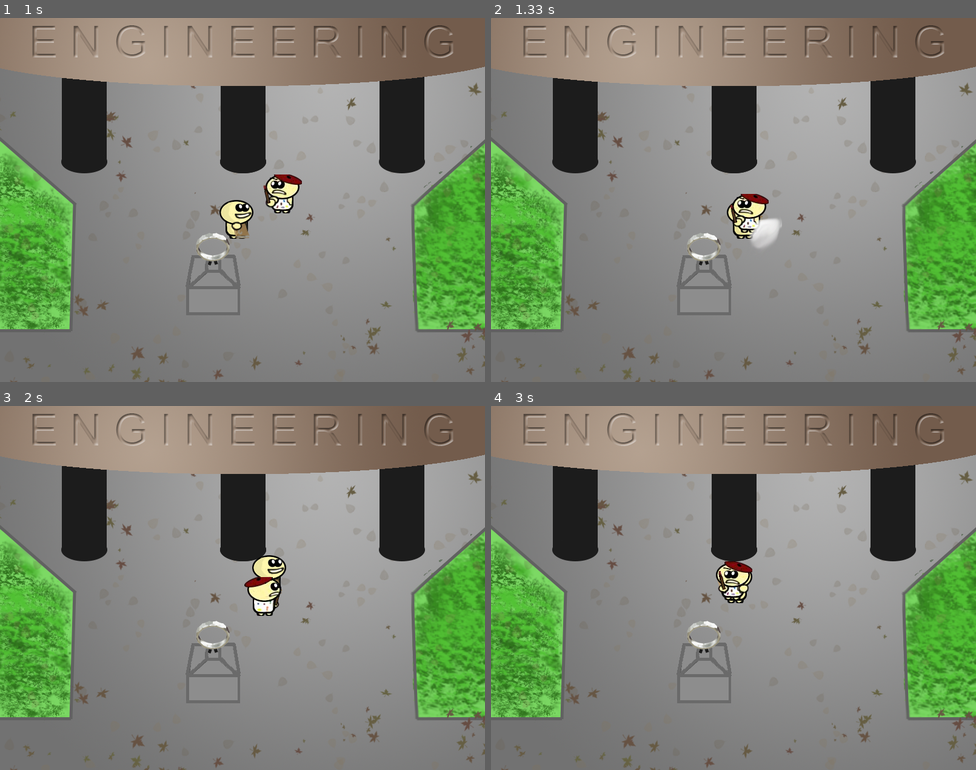
Above: before the commit, frames 1-4 (two rows, left to right).
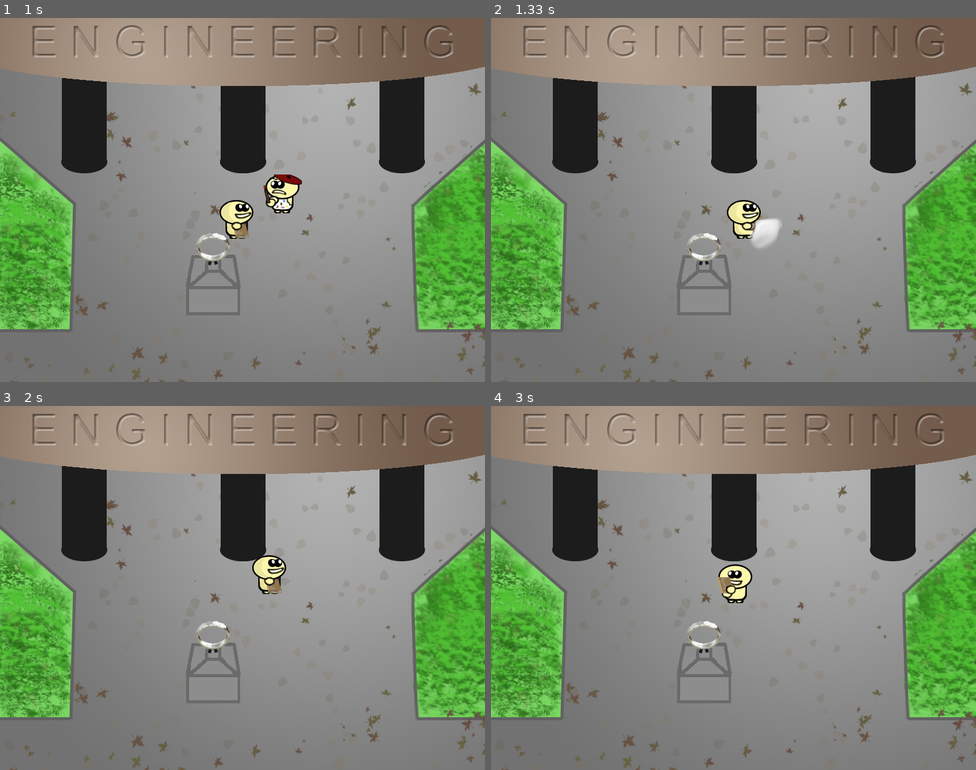
Above: after the commit, the same moments.

Repository: taurheim/Eng-Life
Game: pygame game, started from joe-niko-2013/main.py
Same seed, same stepped clock (60 frames per second), same inputs: the game is played once before the commit and once after it. The source is Python 2; it was converted automatically to run under Python 3.
Inputs (mouse positions are in pixels of both pictures, inside the frame that each line leads up to):
- Up to frame 1 (1 s): click (242, 200) at 0.38 s; hold Right from 0.67 s (still down)
- Up to frame 2 (1.33 s): release Right at 1.13 s; click (888, 189) at 1.22 s
- Up to frame 3 (2 s): hold Up 1.5-1.8 s; hold Right from 1.83 s (still down)
- Up to frame 4 (3 s): release Right at 2.3 s; hold Left 2.33-2.87 s; hold Down from 2.9 s (still down)

Frame 1 is identical in both runs. In frame 2, 0.5% of the frame differs, in the area x 49-58%, y 48-59%; in frame 3, 0.6%, in the area x 50-58%, y 47-58%; in frame 4, 0.5%.

Commit message:
Swish collision

Diff:
--- a/joe-niko-2013/ai.py
+++ b/joe-niko-2013/ai.py
@@ -167,3 +167,8 @@
             self.currentAnimationFrame=0
             self.framecounter = 0
         self.setDir()
+    def die(self):
+        self.kill()
+
+    def takedamage(self):
+        self.die()
--- a/joe-niko-2013/level.py
+++ b/joe-niko-2013/level.py
@@ -24,7 +24,7 @@
             self.bg,null = gfx.load_image("level-1-bg.png",-1)
             self.fg,null = gfx.load_image("level-1-fg.png",-1)
 
-            self.obstacles.append(pygame.Rect(306,440,90,50))
+            self.obstacles.append(pygame.Rect(312,440,80,55))
             self.obstacles.append(pygame.Rect(106,197,65,62))
             self.obstacles.append(pygame.Rect(372,197,65,62))
             self.obstacles.append(pygame.Rect(634,197,65,62))
--- a/joe-niko-2013/main.py
+++ b/joe-niko-2013/main.py
@@ -66,13 +66,14 @@
 
     # Main loop:
     def game_loop(self):
+
         self.running = True #If running is true, the game will play
         self.framecount = 0 #how many frames have elapsed (resets every second)
         self.total_frames = 0 #Total frames since start
 
         while self.running:
 
-            tick_timer.tick(60) #tick
+            tick_timer.tick(GAME_SETTINGS.GAME_SPEED) #tick
             self.framecount+=1 #Count frames
 
             ### DRAW ORDER ###
@@ -147,18 +148,23 @@
                 self.guy.moving = False #Guy is not moving
 
 
-            #Make player attack(), make a swish animation
+            #Make player attack(), make a swish animation, make a swish collision box
             if self.pressed_leftmouse and not self.guy.attacking:
                 self.guy.attack()
                 self.swish = player.Swish(self.guy.rect.topleft[0]-32,self.guy.rect.topleft[1]-32)
                 self.all_sprites.add(pygame.sprite.RenderPlain(self.swish))
-
             #If a swish exists, make sure it's direction matches the players direction
-            try:
+
+            if self.guy.attacking:
                 self.swish.dir = self.guy.dir
                 self.swish.rect.topleft = (self.guy.rect.topleft[0] -32,self.guy.rect.topleft[1] -32)
-            except AttributeError as e:
-                pass
+
+                ### SWISH HITBOX ###
+##              sbb = self.swish.createSwishBox()
+##              self.obstacle = pygame.Surface((sbb.height,sbb.width))
+##              self.obstacle = self.obstacle.convert()
+##              self.obstacle.fill((0, 255, 0))
+##              self.background.blit(self.obstacle, (sbb.x,sbb.y))
 
             #Update movement of all sprites in the game
             self.all_sprites.update()
@@ -177,6 +183,11 @@
 
             #AI movement
             for enemy in self.mobs:
+
+                #If the player's attack hits the enemy
+                if(self.guy.attacking and enemy.rect.colliderect(self.swish.createSwishBox())):
+                    enemy.takedamage()
+
                 enemy.move(self.guy)
                 if enemy.moving and self.Physics.bodyCanMoveToLocation(enemy, enemy.dx, enemy.dy):
                     #Mob is moving freely
--- a/joe-niko-2013/player.py
+++ b/joe-niko-2013/player.py
@@ -34,6 +34,25 @@
         if(self.currentAnimationFrame == 12): #After 12 frames, kill the animation
             self.kill()
         return
+    def createSwishBox(self):
+        swishrect = pygame.Rect(0,0,0,0)
+        if(self.dir == 'down'):
+            swishrect = pygame.Rect(self.rect.x,self.rect.y+64,64,128)
+        elif(self.dir == 'left'):
+            swishrect = pygame.Rect(self.rect.x,self.rect.y,128,64)
+        elif(self.dir == 'right'):
+            swishrect = pygame.Rect(self.rect.x+64,self.rect.y,128,64)
+        elif(self.dir == 'up'):
+            swishrect = pygame.Rect(self.rect.x,self.rect.y,64,128)
+        elif(self.dir == 'downleft'):
+            swishrect = pygame.Rect(self.rect.x,self.rect.y+45,90,90)
+        elif(self.dir == 'downright'):
+            swishrect = pygame.Rect(self.rect.x+45,self.rect.y+45,90,90)
+        elif(self.dir == 'upleft'):
+            swishrect = pygame.Rect(self.rect.x,self.rect.y,90,90)
+        elif(self.dir == 'upright'):
+            swishrect = pygame.Rect(self.rect.x+45,self.rect.y,90,90)
+        return swishrect
 
 class Player(pygame.sprite.Sprite):
     def __init__(self, X, Y):
Not shown, changed: joe-niko-2013/gfx.pyc
Not shown, changed: joe-niko-2013/player.pyc
